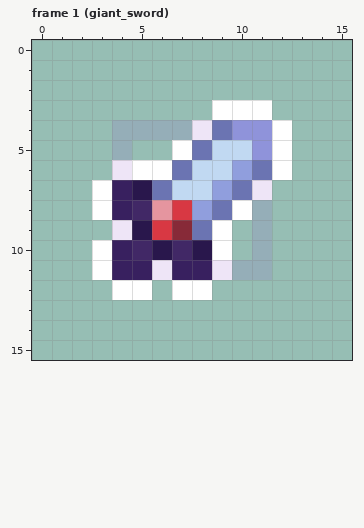
Two versions of one pixel-art file, public/assets/images/items.aseprite. This is how it looked before the edit.
16x16 pixels, 17 frames. Colours within 5 levels of each other are drawn and written as one. Shown: frame 1 (giant_sword). The commit also changed other frames, which this record leaves out.
After the commit:
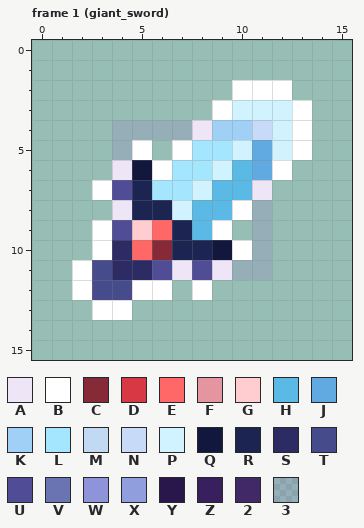
Palette (. is transparent): A #eee5f7  B #ffffff  C #872a38  D #d83843  E #ff6866  F #e5959f  G #ffccd0  H #5ab9e5  J #61aae1  K #a1d0f7  L #a5e6ff  M #c1d9f2  N #c7daf7  P #d1f2ff  Q #12173d  R #1c2451  S #2d2b63  T #464b8c  U #504c96  V #6b74b2  W #8f93da  X #909edd  Y #29174c  Z #38205f  2 #412866  3 #8c51cc26
From old to new:
Changed rows in their new state; - is an unchanged pixel.
Frame 1 (giant_sword), layer "Layer":
first column x 2:
 2 --------BBB-
 3 --------PPPB
 4 -------KKNPB
 5 ---B--LLPJPB
 6 ---Q-LLPHJ--
 7 --URLLPHH---
 8 -.ARRPHH----
 9 -BUGERH-----
10 --SECRRQB---
11 BTSSUAU-----
12 BTT-B.------
13 -BB---------
Boxes around the changes in both pictures, in picture pixels (x1, y1, x2, y2):
changed: (72, 80, 312, 320)
